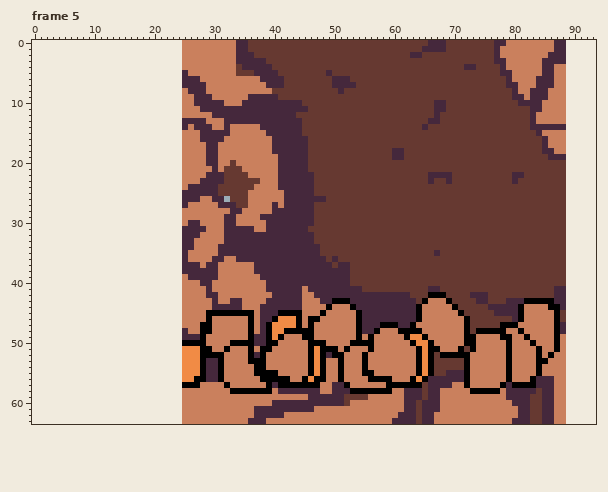
Two versions of one pixel-art file, prototype-sprites/enter-under-ground-effect.aseprite. Above, as it was before the edit.
64x64 pixels, 5 frames. Shown: frame 5. The old version is drawn lined up with the new one, on the new canvas. The commit also changed other frames, which this record leaves out.
And afterwards:
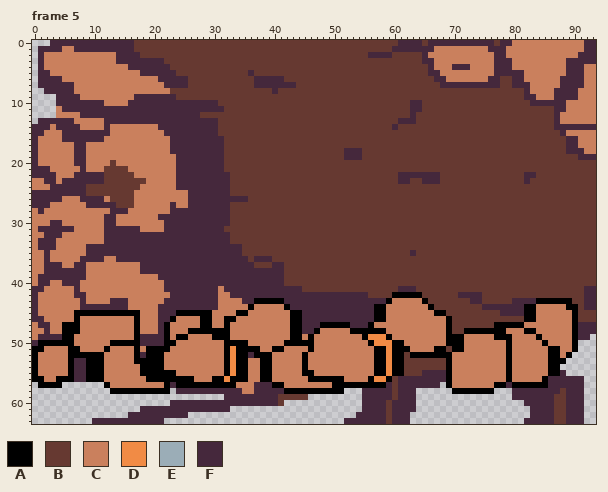
Palette (. is transparent): A #000000  B #663931  C #ca805d  D #f18b45  E #9badb7  F #45283c
Diff:
canvas 64x64 -> 94x64, the old top-left corner now at 25,0
Changed rows in their new state; - is an unchanged pixel.
Frame 5:
first column x 0:
 0 ---FFFFFFFFFFFFFFBBBBBBBBBBBBBBBBBBB-------------------------FFFF----FFFFFFFFB-F-------CCCCCFF
 1 -FFFFCCFFFFFFFFFFBBBBBBBBBBBBBBBBBBB------------------------FFFFF--CCCCCCCCCF-F--------CCCCCFF
 2 -FCCCCCCCCCCCCFFFFBBBBBBBBBBBBBBBBBBB-------------------FFFF---BBFCCCCCCCCCCC-F-------CCCCCFFF
 3 -FCCCCCCCCCCCCFFFFFFFFBBBBBBBBBBBBBBBBB--------------------------FFCCCCCCCCCC--F-----CCCCFFFFF
 4 -FCCCCCCCCCCCCCCFFFFFFFBBBBBBBBBBB-BBBBB--------------------------FCCCFF-CCCCF-F-----CC--FFFCC
 5 -FFCCCCCCCCCCCCCCCFFFFFFBBBBBBBBBB--FBBBB--------B----------------FFCCCCCCCCCF--FF---CC--FFFCC
 6 -FFFFCCCCCCCCCCCCCCCCFFFF-BBBBBBBBBBBF------------BBB--------------FFCCCCCCCFF-BFF--CCC-FFFFCC
 7 -FFFFFFCCCCCCCCCCCCCCCFFF-BBBBBBBBBBBFF---FF------BBBB--------------FFFFFFFFFF-B-FF-CCC-FFFFCC
 8 --FFFFFCCCCCCCCCCCCCCCCBBBBBBBBBBBBBBBBBF----------B----------------------------BBFCCC-FFFFCCC
 9 ----FFFFCCCCCCCCCFFFFFFFBBBBBBBBBBBBBBBBB---------------------------------------BBF-CC-FFFFCCC
10 ----FFFFFFFFCCCCFFFFFFFFFFF----BBBBBBBBBBBBBB------------------FF--BB------------BB--FFFFCCCCC
11 ----CFFFFFFFFFFFFFFFFFFFFFFF----BBBBBBBBBBBBBB-----------------FF--BB--------------BBBBFFCCCCC
12 ----CCCCFFFFFFFFFFFFFFFFFFFFBBBBBBBBBBBBBBBB-------------------F---B---------------BBBBF-CCCCC
13 -FFFFFFCCCCCFFFFFFFFFFFFF----FFBBBBBBBBBBBBBB----------------FFF--BB---------------BBBBF-CCCCC
14 FFFCFFFFCCCCFCCCCCCCCFFFF-F---FBBBBBBBBBBBBBB---------------F----B-----------------BBBB--FFFFF
15 FFCCCFFFFFFFFCCCCCCCCCFFFFFF---BBBBBBBBBBBBBB---------------------------------------BBBBFCCCCC
16 FCCCCFFFFFFFCCCCCCCCCCCFFFFF----BBBBBBBBBBBBBB---------------------------------------BBBBFFCCC
17 FCCCCCCFFCCCCCCCCCCCCCCFFFFFF--FBBBBBBBBBBBBBB---------------------------------------BBBBFFCCC
18 FCCCCCCFFCCCCCCCCCCCCCCFFFFFF--FBBBBBBBBBBBBBB------FFF-----BB-----------------------BBBBFFFCC
19 FCCCCCCFFCCCCCCCCCCCCCCCFFFFF--FBBBBBBBBBBBBBB------FFF-----BB------------------------BBBBBFFF
20 FCCCCCCFFCCCCBCCCCCCCCCCFFFFF--FB-BBBBBBBBBBBB-------------------------------------------BBBBB
21 FFFCCCCCFCCCBBBBCCCCCCCCFFFFFF-F---BBBBBBBBBBB-------------------------------------------BBBBB
22 FFFFCCCFFFFFBBBBBCCCCCCCFFFFF---F---BBBBBBBBBBB--------------FFFFF--BB----------BBFF-----BBBBB
23 CCFFCFFFFFFFBBBBBBBCCCCCFFFF----F-----BBBBBBBBB--------------FF--F-F-B----------B-F------BBBBB
24 CCCFFFFFFBBBBBBBBBCCCCCCFF-----FF----BBBBBBBBBB------------------------------------------BBBBB
25 FFFFFFFFFBBBBBBBBCCCCCCCCC-----FF---BBBBBBBBBBB------------------------------------------BBBBB
26 FFFFFCCCFFFFCBBBBCCCCCCCCC--FF--FFFFBBBBBBBBBBBBB----------------------------------------BBBBB
27 FFFCCCCCCFFFFFBBBCCCCCCFCCFFFFF--B--BBBBBBBBBBB------------------------------------------BBBBB
28 CFCCCCCCCCCCCFFFCCCCCCCFFFFFFFFFFBBBBBBBBBBBBBB------------------------------------------BBBBB
29 CCCCCCCCCCCCFFCCCCCCCFFFFFFFFFFF-BBBBBBBBBBBBBB------------------------------------------BBBBB
30 CCCFFCCCCCCCFFCCCCCCCCFFFF--FFFF-BBBBBBBBBBBBBB------------------------------------------BBBBB
31 CFFFFFFCCCCCFFFFFFCCCCFFF----FFFBBBBBBBBBBBBBB-------------------------------------------BBBBB
32 CCFFFCCCCCCCFFFFFFFFFFFFF---FFFF-BBBBBBBBBBBBBB------------------------------------------BBBBB
33 CFFFCCCCCCCCFFFFFFFFFFFFF--FFFFF-BBBBBBBBBBBBBB------------------------------------------BBBBB
34 CFFFCCCCCFFFFFFFFFFFFFFFF--FFFF----BBBBBBBBBBBBB-----------------------------------------BBBBB
35 CCFCCCCCCFFFFFFFFFFFFFFFF-FFFFF----BBBBBBBBBBBBB---------------F---B---------------------BBBBB
36 CCFCCCCCFFFFCCFFFFFFFFFFF-FFFF--FF--B---BBBBBBBBB-B--------------------------------------BBBBB
37 CCFFFCCFFCCCCCCCCCFFFFFFF---F--FFFFFFBBB--BBBBBBBB-BB------------------------------------BBBBB
38 CCFFFFFFFCCCCCCCCCFFFFFFF------FFFFFF-----BBBBBBBBBBB------------------------------------BBBBB
39 CFFFFFFFFCCCCCCCCCCCCFFFFF-----FFFFFFF----BBBBBBBBBBB------------------------------------BBBBB
40 CFFCCFFFCCCCCCCCCCCCCCFFFFFF--FFFFFFFFF---BBBBBBBBBBB------------------------------------BBBBB
41 FFCCCCCFCCCCCCCCCCCCCCFFFFFFF-F-FFFFFFF------BBBBBBBBBB------FFF--BB-------------------BBBBBFF
42 FCCCCCCFFCCCCCCCCCCCCCCFFFFFF----FFFFFFF-----FF---------BBBBAAAAA-BBB--FF--B-----------BBBBBFF
43 FCCCCCCCFCCCCFFFCCCCCCFFFFFFFF---CCFFAAAAA---FFF--FFF------ACCCCC-BBBB---F-B---B--FF---AAABBFF
44 FCCCCCCCFFFFFFFFCCCCCFFFFFFFFF-CCCC-A-CCCCA--FFFFFFFFF---AACCCCCC-ABBBB----F-----FAA--CCCAABFF
45 FCCCCCCAAAAAAAAAAACCCFFFAAAAA-CCCC--C-CCCCC--FFFFFFFFFF--AACCCCCC--AABBB-----B---FAA---CCCABBB
46 FFCCCCCACCCCCCCCCACCCFFAC---A---AA--C-CCCCCA-FFFFFFFFFF--AACCCCCC----ABBB-------BBAA---CCCABBB
47 CFFCCAAACCCCCCCCCACCCFACC-------A---C-CCCCCA-FFFAAAAAFF-ACCCCCCC-----ABBB----A---A-----CCCAFFF
48 CCFCCAAACCCCCCCCCACCCFACCCAA--AAA---C-CCCCC--FFA-----A-AA-A--CCCC----ABB-A-------CAA---CCCAFFF
49 CFFFFAACCCCCCCCCCAFFFFACAACCC-AAA---CCCCCC-AAC--------CADDDA--CCCC---AAACC---A----C-A--C-CAFF-
50 FAAAAAACCCCCCAAAAAFFFFAACCCCC---A---CCCCC-AAAA-CC----CCC-DDDAA-CCCC--AAACC---------C-A-C-CA---
51 AACCCCAACCCCACCCCACAAAACCCCCCC---DAA-ACCAA-----CCCC-C---CAADAAA-CCC-ABA-CC----------C-A--CA---
52 ACCCCCAAAAAACCCCCAFAAACCCCCCCCCCADAAFA-A-----ACCCCCC---C-AADAABA-A-A--CCC-----------C--A-A----
53 ACCCCCAFFAAACCCCCAAAAACCCCCCCCCCADAACC-A-----ACCC--C---C-AADAABBBBB--ACCC-----------CCAAA-----
54 ACCCCCAFFAAACCCCCCAAAACCCCCCCCCCADAA-C-A-----ACCC--C---C-AADAABBBBB--ACCC-----------C-AA.-----
55 ACCCCCAFFAAACCCCCCAAAAAACCCCCCCCADAA-C--C----A-CC--C---CCAADAABBBFFFFACCC-----------C-AAF-----
56 AACCAAAFFAAACCCCCCCAAAAAAAACCCA-DAAA----CCC--CA--AA------DD-BFFFFF---ACCC----------CCA-FFFFF--
57 -AAAA-------ACCCCCCCCCAFA---AAAA-A---FFFA-CCCCCC--AA-AAAAAAFBFFFFF--.A--C----A------AA-FFFFF--
58 -------------AAAAAAAAAA-FFFFFFFFFFFCCFFFF-AAAAAAAAAA...FFFFFBF--......AAA----...----F--FBFFF--
59 -------------------------.......FFFFFFFFFBBBBB.........FFFFFBF--................---FF--BBFFF--
60 -----------------------FFFFFFFFFFFFFFFFF-B.............FFFFBFF--..................-FF--BBFFF--
61 ------------------FFFFFFFFFFFFFFF......................FFFFBFF--...................FF--BBFFF--
62 ----------------FFFFFFFFFF............................FFFFFBF--....................FF--BBFFF--
63 ----------FFFFFFFFFFFF---...........................FFFFFFFB---...................-FF--BBFFF--
